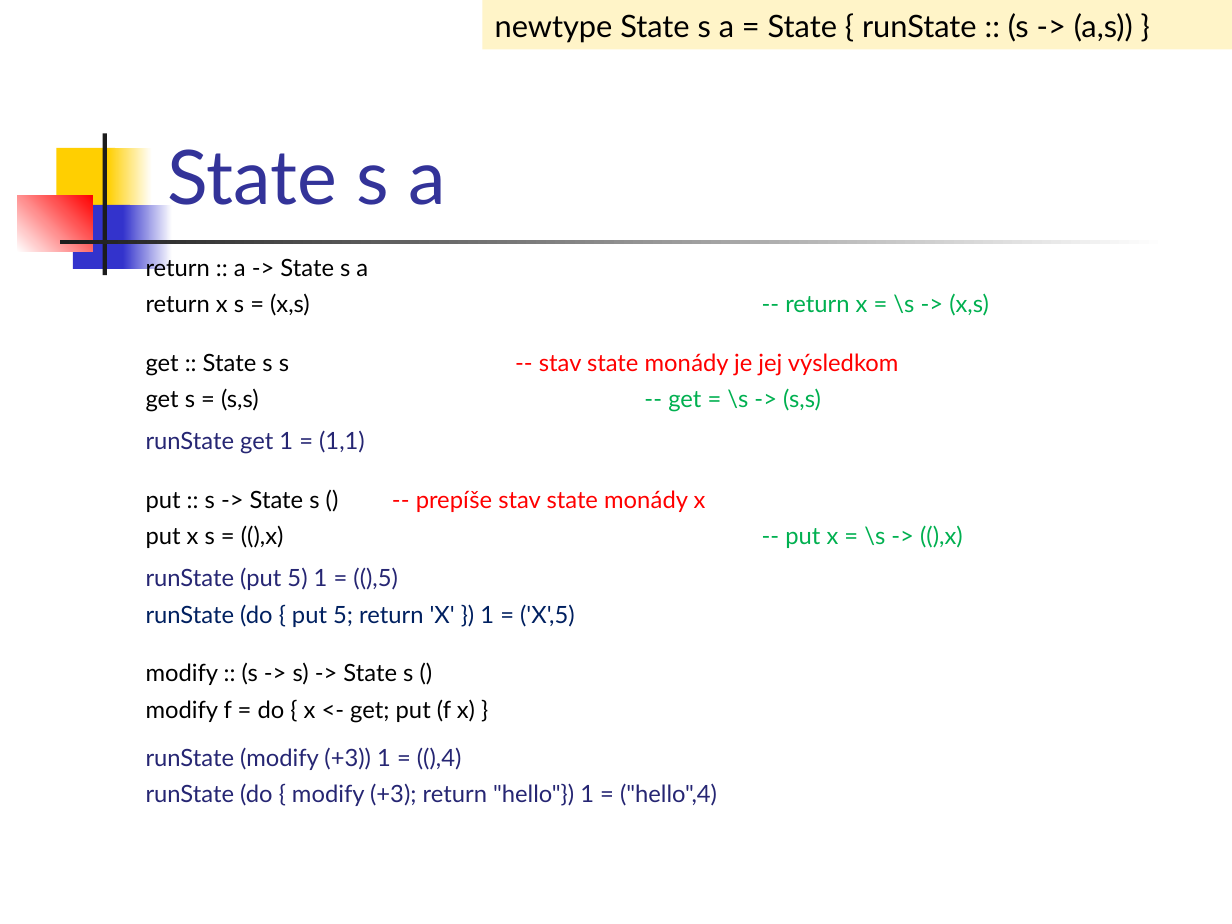
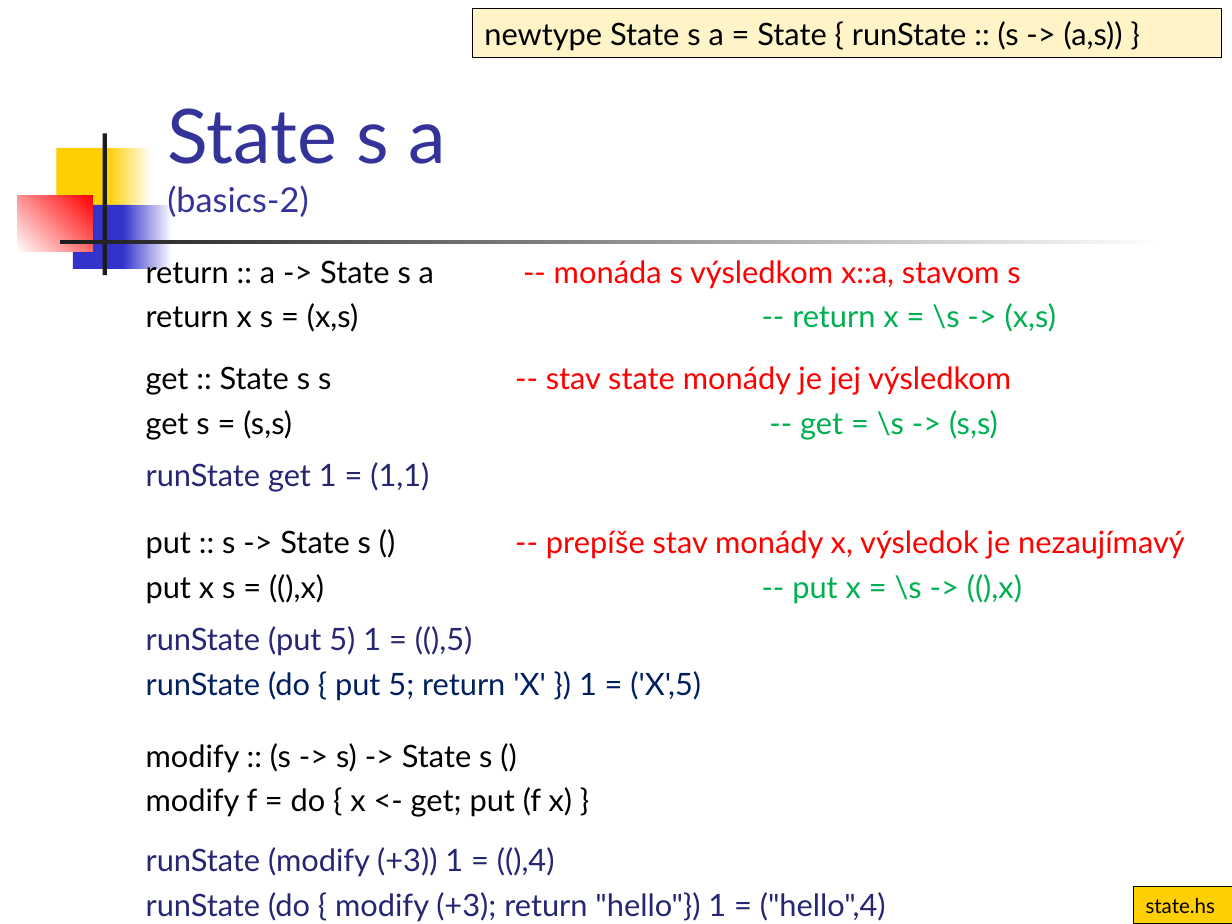
Before and after one commit to Funkcionalne/Prednasky, a slide deck: slide 20 of 13/13_fpro.ppt (slide 4 before the commit). Drawn at 1232x924 pixels with LibreOffice and Linux fonts; fonts in the diff are those of the drawing. Boxes give left, top, right and bottom in pixels: in the first picture for what was removed or moved away, otherwise in the second. Text is boxed around its words. In the diff, an @@ line names an element or a change of style, - is before the commit and + after.

```diff
--- a/13/13_fpro.ppt
+++ b/13/13_fpro.ppt
@@ rectangle "newtype State s a = ...": place and size @@
-rectangle "newtype State s a = ..." at (483, 0, 1232, 49)
+rectangle "newtype State s a = ..." at (472, 9, 1221, 58)
@@ rectangle "newtype State s a = ..." at (472, 9, 1221, 58): outline none to #000000 0.74 pt @@
@@ title at (167, 108, 445, 217): text changed; size 44 to 20 pt @@
-State s a
+State s a
+(basics-2)
@@ text at (146, 256, 1020, 289): text changed; size 13.9 to 18 pt; text colour #000000 to #FF0000 @@
-return :: a -> State s a
+return :: a -> State s a -- monáda s výsledkom x::a, stavom s
@@ text at (146, 303, 1056, 922): size 13.9 to 18 pt in "return x s = (x,s) -- return ...", "get :: State s s -- stav ...", "get s = (s,s) -- get = ...", "runState get 1 = (1,1)" and 7 more places @@
@@ text at (146, 530, 1185, 559): text changed; size 13.9 to 18 pt @@
-put :: s -> State s () -- prepíše stav state monády x
+put :: s -> State s () -- prepíše stav monády x, výsledok je nezaujímavý
@@ rectangle added at (1133, 887, 1232, 924), fill #FFCF01, outline #000000 0.74 pt, 12 pt, text #000000 @@
+state.hs
```
Also in this commit, not shown: 8 other slides changed, 18 slides added, 2 other files.
